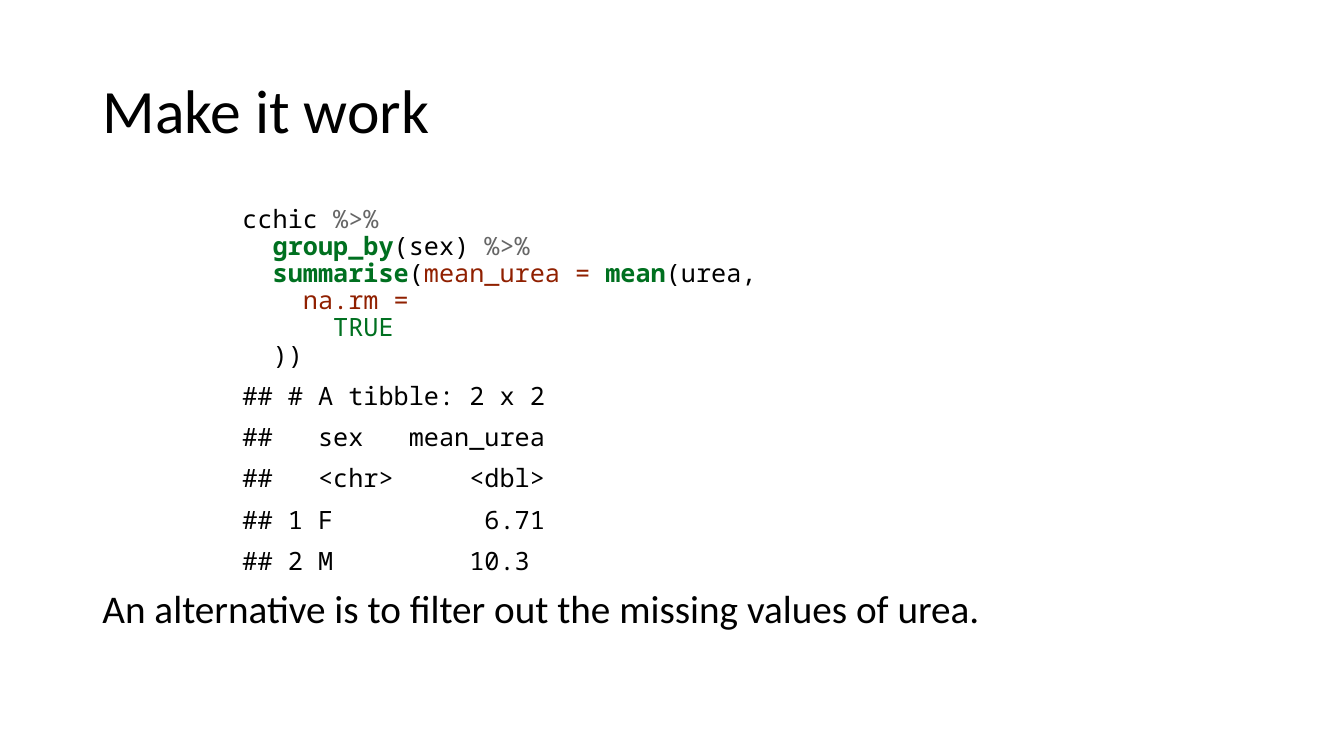
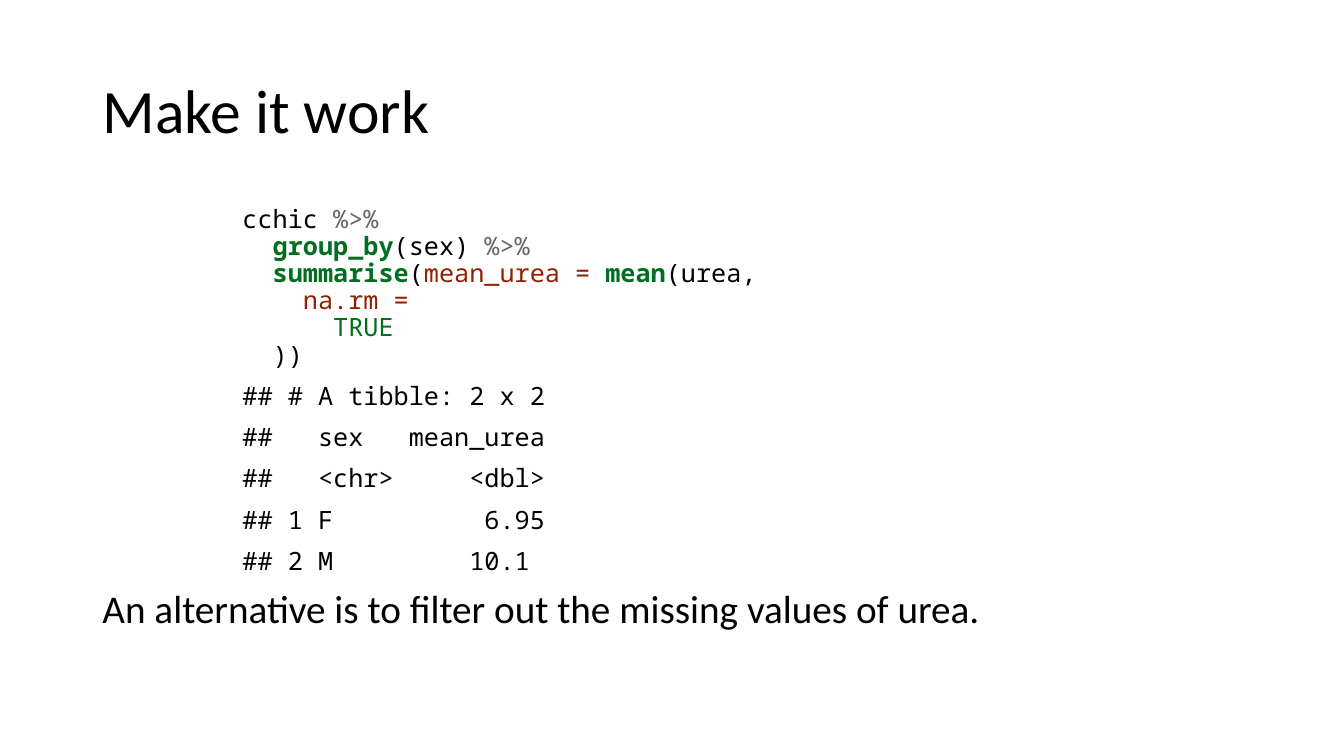
Before and after one commit to uclh-criu/learning-datascience, a slide deck: slide 18 of Workshops/Workshop4.pptx. Drawn at 1344x756 pixels with LibreOffice and Linux fonts; fonts in the diff are those of the drawing. Boxes give left, top, right and bottom in pixels: in the first picture for what was removed or moved away, otherwise in the second. Text is boxed around its words. In the diff, an @@ line names an element or a change of style, - is before the commit and + after.

```diff
--- a/Workshops/Workshop4.pptx
+++ b/Workshops/Workshop4.pptx
@@ text at (288,386,545,571): text changed @@
-## # A tibble: 2 x 2
-## sex mean_urea
-## <chr> <dbl>
-## 1 F 6.71
-## 2 M 10.3
+## # A tibble: 2 x 2
+## sex mean_urea
+## <chr> <dbl>
+## 1 F 6.95
+## 2 M 10.1
```
Also in this commit, not shown: 3 other slides changed, 7 other files.
